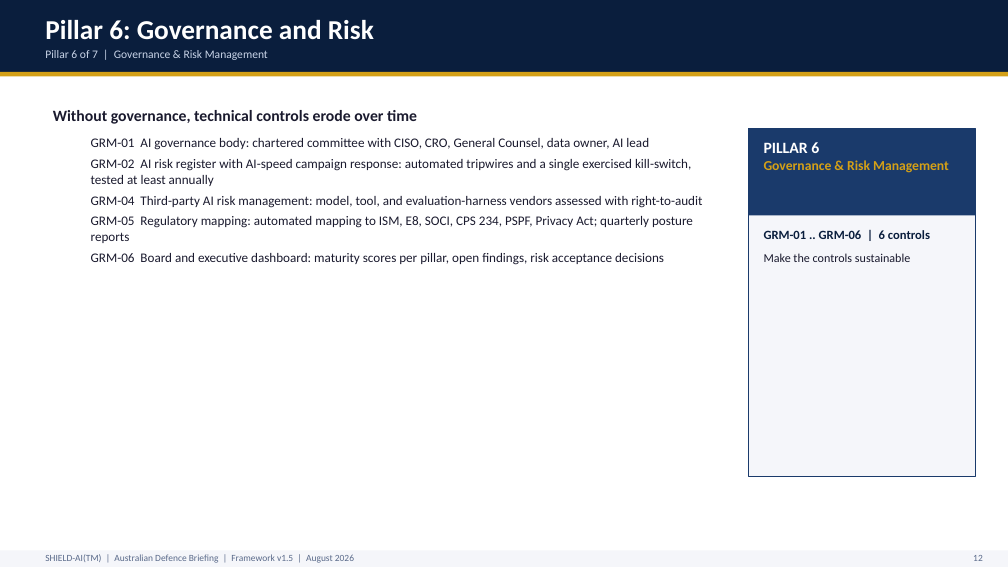
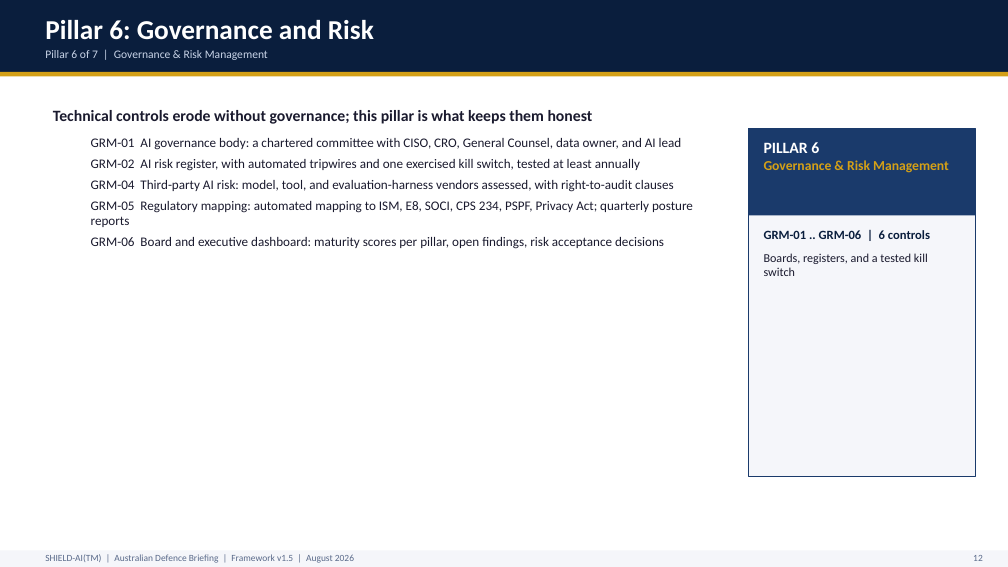
Before and after one commit to monch1962/shield-ai, a slide deck: slide 13 of presentations/shield-ai-deck-defence/shield-ai-deck-defence.pptx. Drawn at 1008x567 pixels with LibreOffice and Linux fonts; fonts in the diff are those of the drawing. Boxes give left, top, right and bottom in pixels: in the first picture for what was removed or moved away, otherwise in the second. Text is boxed around its words. In the diff, an @@ line names an element or a change of style, - is before the commit and + after.

```diff
--- a/presentations/shield-ai-deck-defence/shield-ai-deck-defence.pptx
+++ b/presentations/shield-ai-deck-defence/shield-ai-deck-defence.pptx
@@ text at box(53, 110, 682, 192): text changed @@
-Without governance, technical controls erode over time
-  GRM-01 AI governance body: chartered committee with CISO, CRO, General Counsel, data owner, AI lead
-  GRM-02 AI risk register with AI-speed campaign response: automated tripwires and a single exercised kill-switch, tested at least annually
-  GRM-04 Third-party AI risk management: model, tool, and evaluation-harness vendors assessed with right-to-audit
+Technical controls erode without governance; this pillar is what keeps them honest
+  GRM-01 AI governance body: a chartered committee with CISO, CRO, General Counsel, data owner, and AI lead
+  GRM-02 AI risk register, with automated tripwires and one exercised kill switch, tested at least annually
+  GRM-04 Third-party AI risk: model, tool, and evaluation-harness vendors assessed, with right-to-audit clauses
@@ text at box(764, 253, 928, 276): text changed @@
-Make the controls sustainable
+Boards, registers, and a tested kill switch
```
Also in this commit, not shown: 21 other slides changed.
